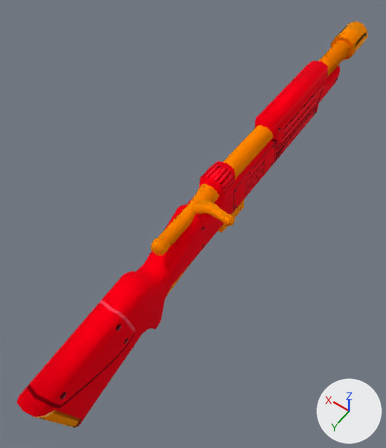
An edit to the FBX model Bearlike Project/Assets/03.Resources/02.Modeling/05.Weapon/Hunter_Sniper/Hunter_Sniper_Animation.fbx, drawn before and after from the same camera.
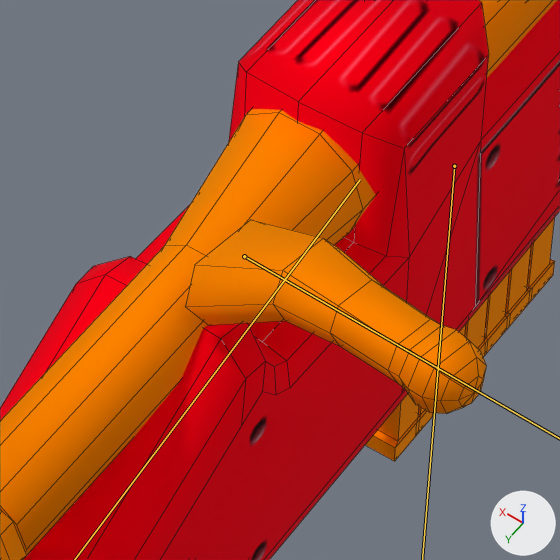
Each version is shown whole from a 50 mm camera at (-0.282, 0.422, 0.625) aimed at (0.024, -0.007, -0.049), then close up on the part from 43% to 64% of the width and 38% to 55% of the height. Lighting does not change. The marker at lower right points along +X, +Y and +Z. Both versions are drawn at frame 28 of the action '아마튜어|Fire'; the numbers are the values there. The bones that bend it are drawn over the model as lines in the close-ups. The close-ups show mesh edges as thin lines.

The first close-up shows 'Sniper', 'barrel', 'magazine'.
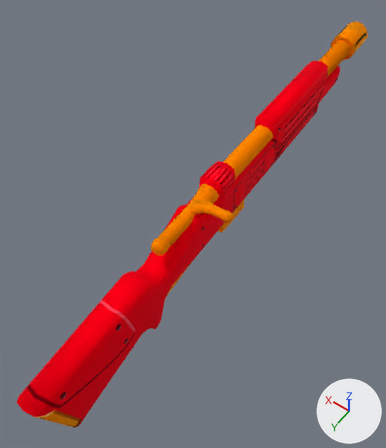
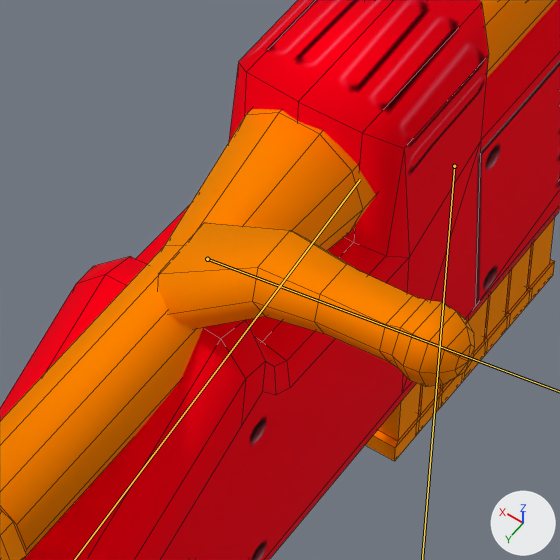
What differs and where, as boxes [x1, y1, x2, y2] in the close-ups (560 x 560 px):
'barrel', posed
    both: [0, 0, 557, 560]

What the commit changed:
Bone 'Bolt' (bone_bolt) moves from (-0.0191, -0.0114, -0.0154) to (-0.0225, -0.0134, -0.0058).
Bone 'Bolt' (bone_bolt) turns from (-55, 4, -16) to (-53, -2, -24) degrees about its own x, y and z.
